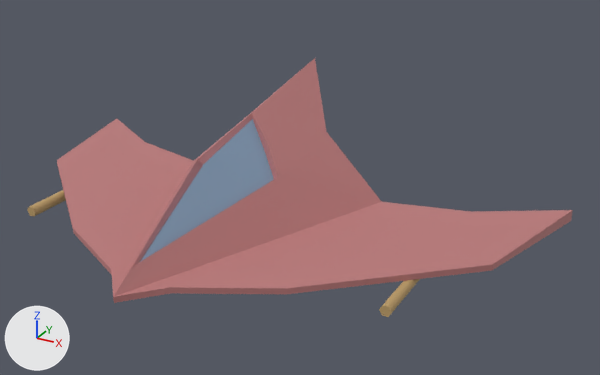
The FBX model Assets/Meshes/enemy_B.fbx, before and after one commit.
Rendered twice from a camera (50 mm lens) standing at (8.13, -10.3, 6.92) and looking at (1.24, 2.22, 0.65). The lights are fixed; the arrows at lower left show +X, +Y and +Z. Where no turn or scale is listed for an object, it has been applied to the vertices.

Names of what the first picture shows: 'enemy_B'.
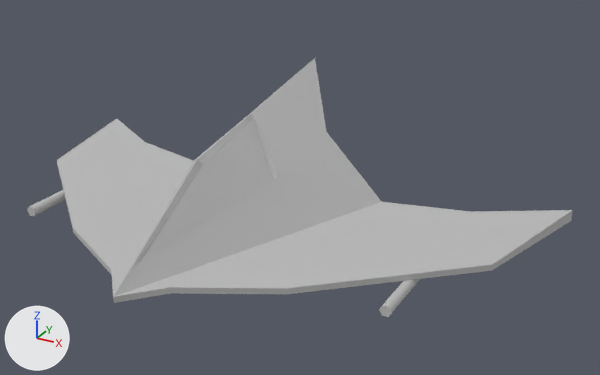
Boxes (x1, y1, x2, y2) around the edits, measured in the pictures (600 x 375 px):
part 1 of me_mesh, recoloured (pink to grey): (57, 58, 573, 303) in both
part 2 of me_mesh, recoloured (blue to grey): (140, 119, 274, 262) in both
part 3 of me_mesh, recoloured (brown to grey): (27, 190, 420, 317) in both

The change in detail:
Material 'blinn9' (mat_blinn9) is new.
Its base color is (0.5, 0.5, 0.5) (grey #bcbcbc).
Its roughness is 0.749.
me_mesh has 84 vertices, 104 faces and spans x -5.7..5.7, y -1.7..5.13, z -0.31..2.31.
me_mesh is used by ob_enemy_b; location (0.0, 0.0, 0.0).
me_mesh part 1: all 62 faces that had it switch from mat_m_skin01 (pink #bc7b7b) to mat_blinn9 (grey #bcbcbc).
me_mesh part 2: all 6 faces that had it switch from mat_m_skin02 (blue #87a0bc) to mat_blinn9 (grey #bcbcbc).
me_mesh part 3: all 36 faces that had it switch from mat_m_skin03 (brown #bc9c68) to mat_blinn9 (grey #bcbcbc).
